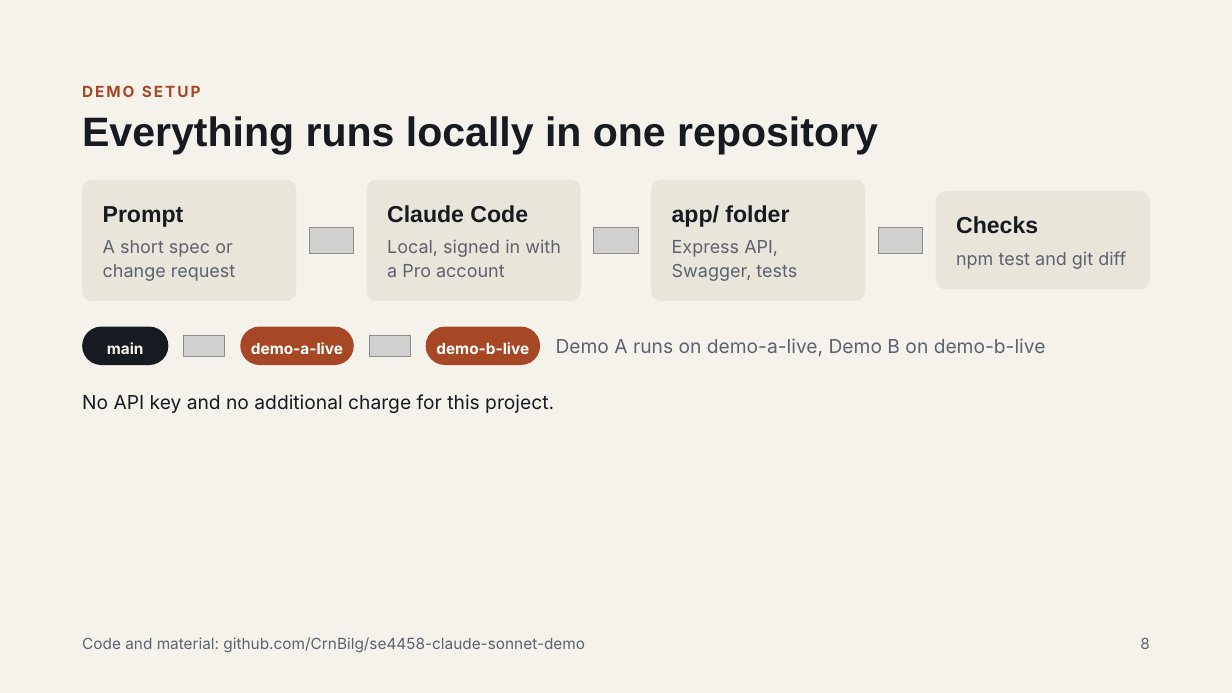
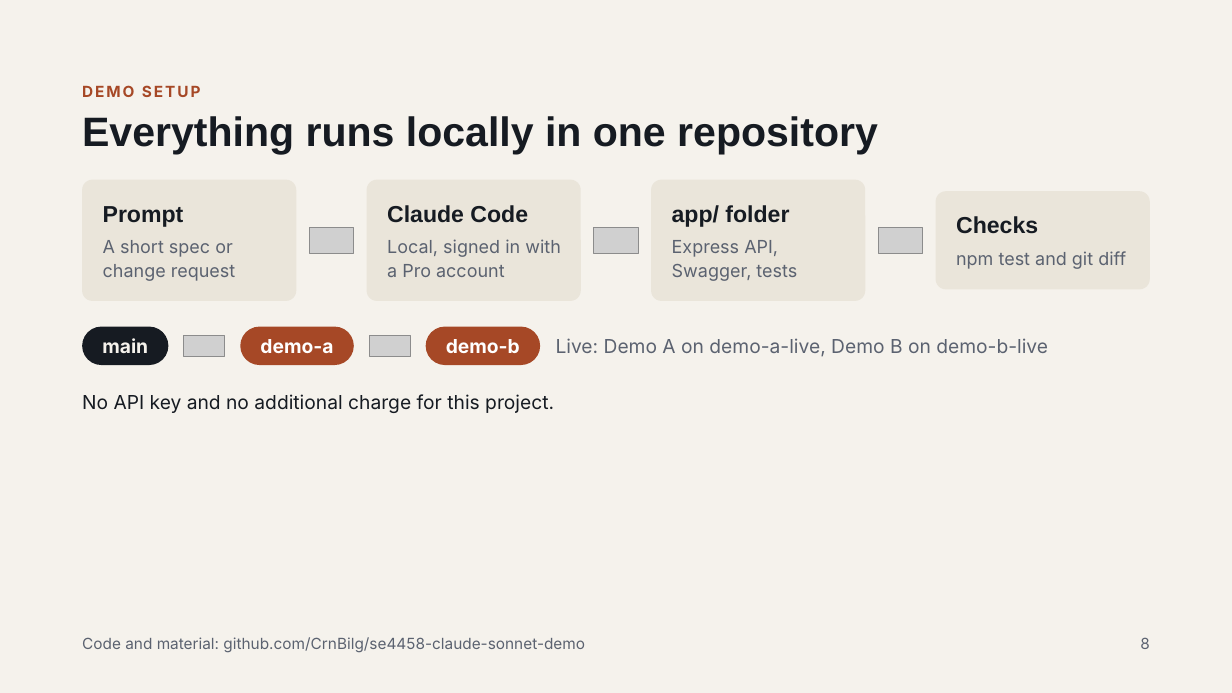
Before and after one commit to CrnBilg/se4458-claude-sonnet-demo, a slide deck: slide 8 of slides/Claude_Sonnet_SE4458_Verified.pptx. Drawn at 1232x693 pixels with LibreOffice and Linux fonts; fonts in the diff are those of the drawing; grey boxes stand for pictures. Boxes give left, top, right and bottom in pixels: in the first picture for what was removed or moved away, otherwise in the second. Text is boxed around its words. In the diff, an @@ line names an element or a change of style, - is before the commit and + after.

```diff
--- a/slides/Claude_Sonnet_SE4458_Verified.pptx
+++ b/slides/Claude_Sonnet_SE4458_Verified.pptx
@@ rounded rectangle "main" at [82,326,168,365]: size 12 to 15 pt @@
@@ text in rounded rectangle at [260,339,333,353]: text changed; size 12 to 15 pt @@
-demo-a-live
+demo-a
@@ text in rounded rectangle at [446,339,520,353]: text changed; size 12 to 15 pt @@
-demo-b-live
+demo-b
@@ text at [556,338,1048,357]: text changed @@
-Demo A runs on demo-a-live, Demo B on demo-b-live
+Live: Demo A on demo-a-live, Demo B on demo-b-live
```
Also in this commit, not shown: 1 other file.
